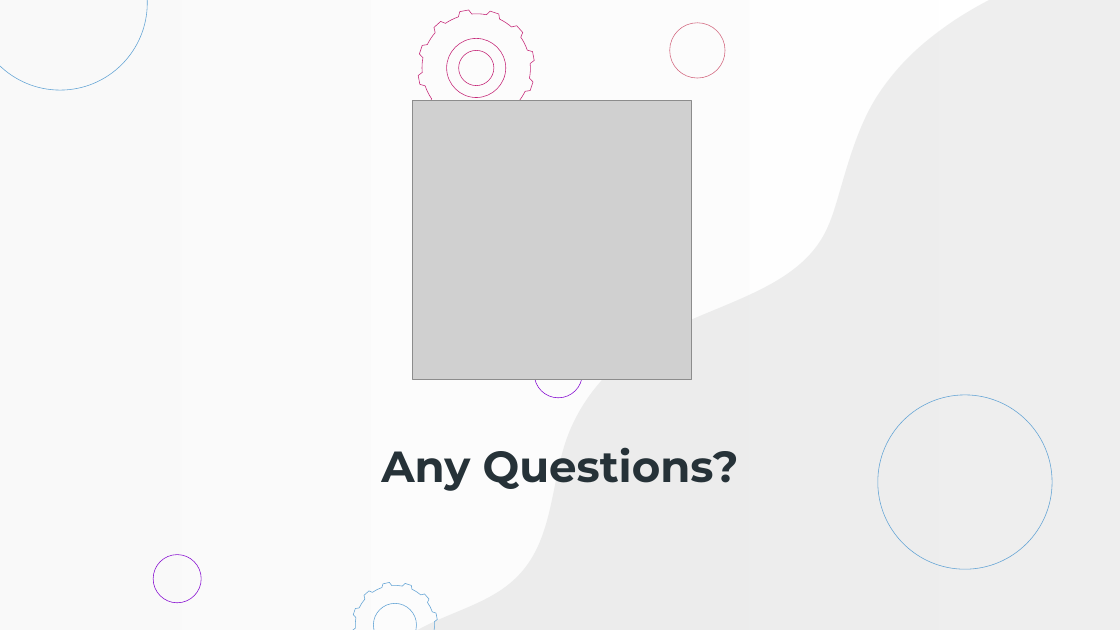
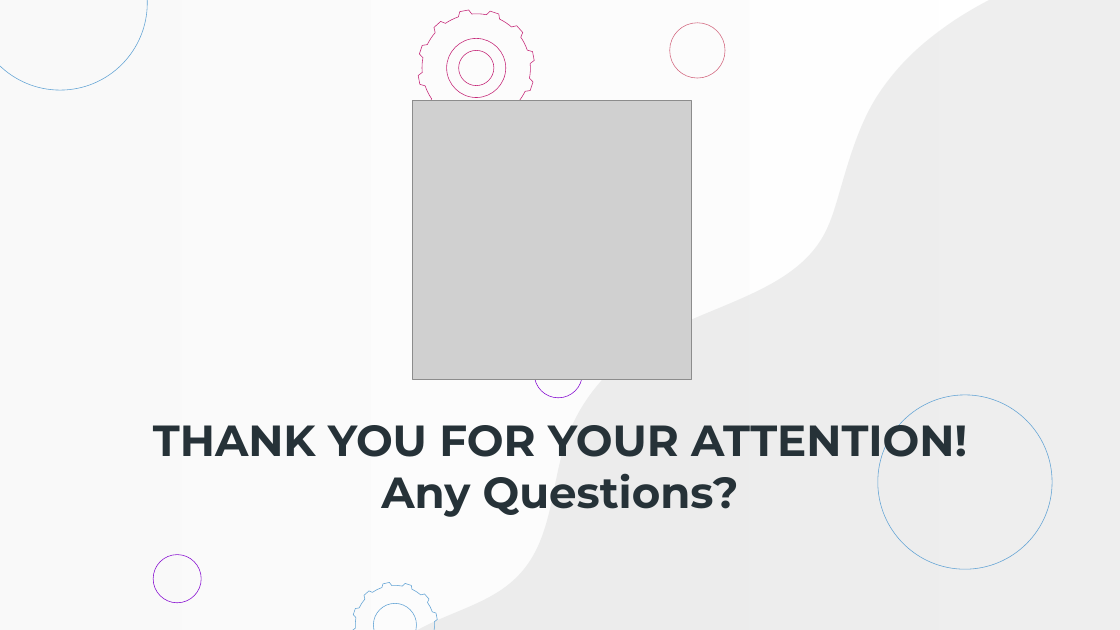
Before and after one commit to gerti98/MobileProject, a slide deck: slide 22 of Presentation/Presentazione Finale-UPDATED.pptx. Drawn at 1120x630 pixels with LibreOffice and Linux fonts; fonts in the diff are those of the drawing; grey boxes stand for pictures. Boxes give left, top, right and bottom in pixels: in the first picture for what was removed or moved away, otherwise in the second. Text is boxed around its words. In the diff, an @@ line names an element or a change of style, - is before the commit and + after.

Commit message:
Presentation updated

```diff
--- a/Presentation/Presentazione Finale-UPDATED.pptx
+++ b/Presentation/Presentazione Finale-UPDATED.pptx
@@ title at (x1=153, y1=414, x2=967, y2=517): text changed @@
-Any Questions?
+THANK YOU FOR YOUR ATTENTION!
+Any Questions?
```
